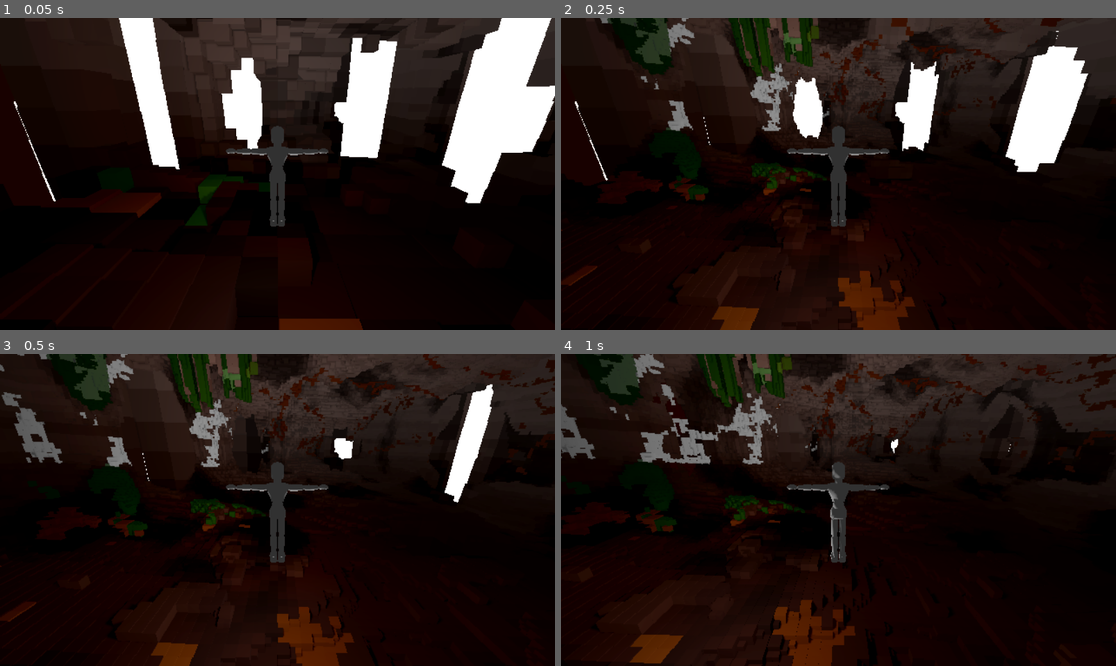
Above: before the commit, frames 1-4 (two rows, left to right).
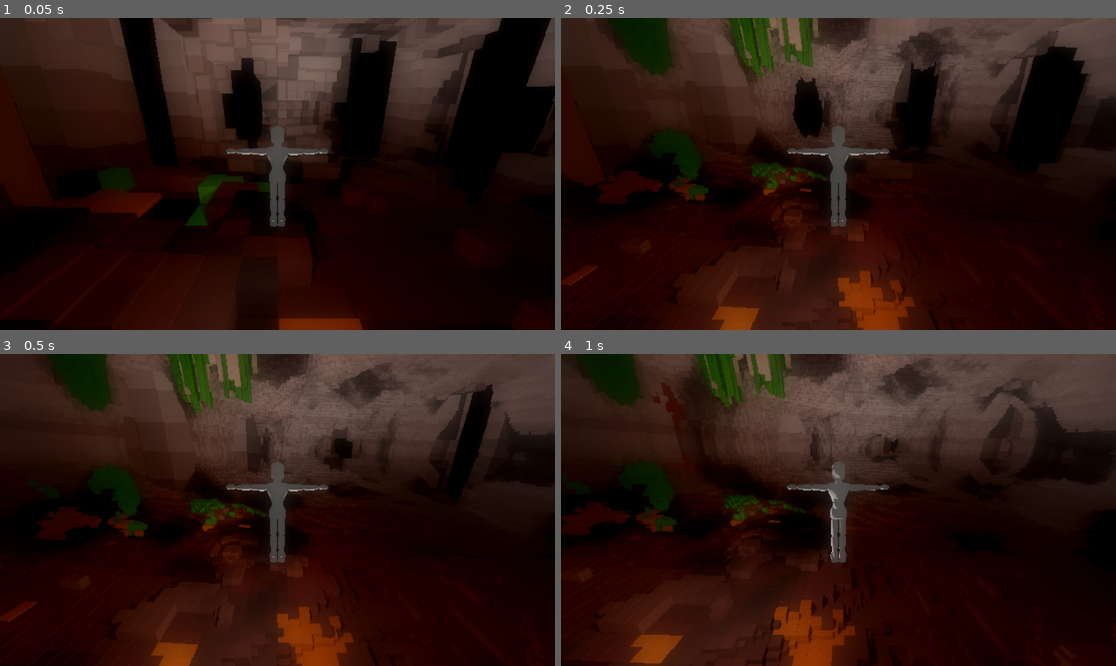
Above: after the commit, the same moments.

Repository: CodedNil/TestingVoxels
Game: Godot game, scene res://main_scene.tscn
The game is run twice, just before and just after one commit, with the same random seed, the same clock (stepped at 60 frames per second) and the same inputs.
Inputs (mouse positions are in pixels of both pictures, inside the frame that each line leads up to):
- Up to frame 1 (0.05 s): no input
- Up to frame 2 (0.25 s): no input
- Up to frame 3 (0.5 s): no input
- Up to frame 4 (1 s): tap Enter at 0.5 s; move the mouse to (960, 494) at 0.52 s; hold D from 0.53 s (still down); tap F at 0.6 s; click (960, 494) at 0.67 s; tap Space at 0.77 s

The runs differ from the first frame. In frame 1, 36% of the frame differs, in the area x 0-100%, y 0-100%; in frame 2, 39%; in frame 3, 39%; in frame 4, 38%.

Commit message:
Settings tweaks

Diff:
--- a/character/character.tscn
+++ b/character/character.tscn
@@ -24,7 +24,7 @@
 transform = Transform3D(1, 0, 0, 0, 1, 0, 0, 0, 1, 0, 1, 0)
 light_indirect_energy = 3.0
 shadow_enabled = true
-spot_range = 60.0
+spot_range = 150.0
 spot_attenuation = 1.03527
 spot_angle = 60.0
 spot_angle_attenuation = 1.41421
--- a/main_scene.tscn
+++ b/main_scene.tscn
@@ -6,24 +6,22 @@
 [sub_resource type="BoxShape3D" id="BoxShape3D_1tb5w"]
 
 [sub_resource type="Environment" id="Environment_0p6un"]
+background_mode = 1
 ambient_light_source = 2
 ambient_light_color = Color(0.196078, 0.196078, 0.196078, 1)
 reflected_light_source = 1
-ssr_enabled = true
 ssao_enabled = true
-ssao_detail = 5.0
-ssil_enabled = true
 sdfgi_enabled = true
 sdfgi_read_sky_light = false
 sdfgi_min_cell_size = 1.0
 sdfgi_energy = 3.0
 glow_enabled = true
+glow_bloom = 1.0
 volumetric_fog_enabled = true
-volumetric_fog_density = 0.02
+volumetric_fog_density = 0.01
 volumetric_fog_albedo = Color(0.235294, 0.235294, 0.235294, 1)
 volumetric_fog_emission = Color(0.0784314, 0.0784314, 0.0784314, 1)
 volumetric_fog_gi_inject = 16.0
-volumetric_fog_ambient_inject = 0.16
 volumetric_fog_sky_affect = 0.0
 volumetric_fog_temporal_reprojection_enabled = false
 
--- a/project.godot
+++ b/project.godot
@@ -18,7 +18,6 @@
 [rendering]
 
 driver/threads/thread_model=2
-global_illumination/gi/use_half_resolution=true
 environment/ssao/quality=3
 environment/ssil/quality=3
 scaling_3d/mode=1
--- a/voxel_gen.gd
+++ b/voxel_gen.gd
@@ -37,7 +37,6 @@
 	# Get data for a point in the world
 	var cachedData2d: Dictionary = {}
 	var cachedData3d: Dictionary = {}
-	var cachedData2dColor: Dictionary = {}
 
 	func get_data_2d(pos2d: Vector2) -> Dictionary:
 		# Check if data is cached
@@ -135,7 +134,7 @@
 		# Slight offset on the noise to make it look more natural
 		var noiseOffset: float = worldNoise.get_noise_2dv(pos2d * 4) * 0.02
 		# Use sand color if temperature is high and humidity low
-		if temperature > 0.7 + noiseOffset and humidity < 0.3 + noiseOffset:
+		if temperature > 0.6 + noiseOffset and humidity < 0.4 + noiseOffset:
 			floorMaterial = "sand"
 		# Use moss color if humidity high
 		if humidity > 0.5 + noiseOffset and floorVariance > 0.3 + noiseOffset:
@@ -217,21 +216,22 @@
 			color = lerp(color, color * 0.5, smoothstep(0.5, 0.3, data2d.floorVariance3))
 
 		# Add magic lines based on 3d noise
-		if pos3d.y > -2 and size <= 1:
-			var noiseMagic: float = worldNoise.get_noise_3dv(pos3d * 2)
-			if abs(noiseMagic) < 0.05:
-				var magicColor: Color = Color(0, 0, 0)
-				if data2d.magicType == "fire":
-					magicColor = Color(1, 0, 0)
-				elif data2d.magicType == "water":
-					magicColor = Color(0, 0, 1)
-				elif data2d.magicType == "air":
-					magicColor = Color(1, 1, 1)
-				elif data2d.magicType == "earth":
-					magicColor = Color(0.5, 0.25, 0.05)
-				# magicColor *= 1 - abs(noiseMagic) * 10
-				color = magicColor#color * 0.1 + magicColor
-				material = "emissive_" + data2d.magicType
+		# if pos3d.y > -2 and size <= 1:
+		# 	var noiseMagic: float = worldNoise.get_noise_3dv(pos3d * 2)
+		# 	var magicAmount: float = smoothstep(-2, 10, pos3d.y)
+		# 	if abs(noiseMagic) < 0.05 * magicAmount:
+		# 		var magicColor: Color = Color(0, 0, 0)
+		# 		if data2d.magicType == "fire":
+		# 			magicColor = Color(1, 0, 0)
+		# 		elif data2d.magicType == "water":
+		# 			magicColor = Color(0, 0, 1)
+		# 		elif data2d.magicType == "air":
+		# 			magicColor = Color(1, 1, 1)
+		# 		elif data2d.magicType == "earth":
+		# 			magicColor = Color(0.5, 0.25, 0.05)
+		# 		# magicColor *= 1 - abs(noiseMagic) * 10
+		# 		color = magicColor#color * 0.1 + magicColor
+		# 		material = "emissive_" + data2d.magicType
 
 		# Add color on floors
 		if pos3d.y < (data2d.roomFloor - 4) * 4 - 2 and material == "standard":
@@ -407,10 +407,11 @@
 
 			if voxelSize <= 0.5:
 				# Fully divide magic lines
-				if pos3d.y > -2:
-					var noiseMagic: float = dataGen.worldNoise.get_noise_3dv(pos3d * 2)
-					if abs(noiseMagic) < 0.05:
-						maxAirVoxels = 3 if voxelSize == 0.5 else 1 if voxelSize == 1 else 0
+				# if pos3d.y > -2:
+				# 	var noiseMagic: float = dataGen.worldNoise.get_noise_3dv(pos3d * 2)
+				# 	var magicAmount: float = smoothstep(-2, 10, pos3d.y)
+				# 	if abs(noiseMagic) < 0.05 * magicAmount:
+				# 		maxAirVoxels = 3 if voxelSize == 0.5 else 1 if voxelSize == 1 else 0
 				# Fully divide grass
 				var pos2d3: Vector2 = Vector2(pos3d.x, pos3d.z)
 				var data2d3: Dictionary = dataGen.get_data_2d(pos2d3)
@@ -675,9 +676,9 @@
 		)
 		message.append("Subdivision rate: " + str(avgSubdivisionRate))
 		# 2d Data
-		var data2d: Dictionary = dataGenerator.get_data_2d(Vector2(int(cameraPos.x), int(cameraPos.z)))
-		for key in data2d:
-			message.append(key + ": " + str(data2d[key]))
+		# var data2d: Dictionary = dataGenerator.get_data_2d(Vector2(int(cameraPos.x), int(cameraPos.z)))
+		# for key in data2d:
+		# 	message.append(key + ": " + str(data2d[key]))
 		print("\n".join(message))
 		if not profiler.disabled:
 			profiler.print_durations()
